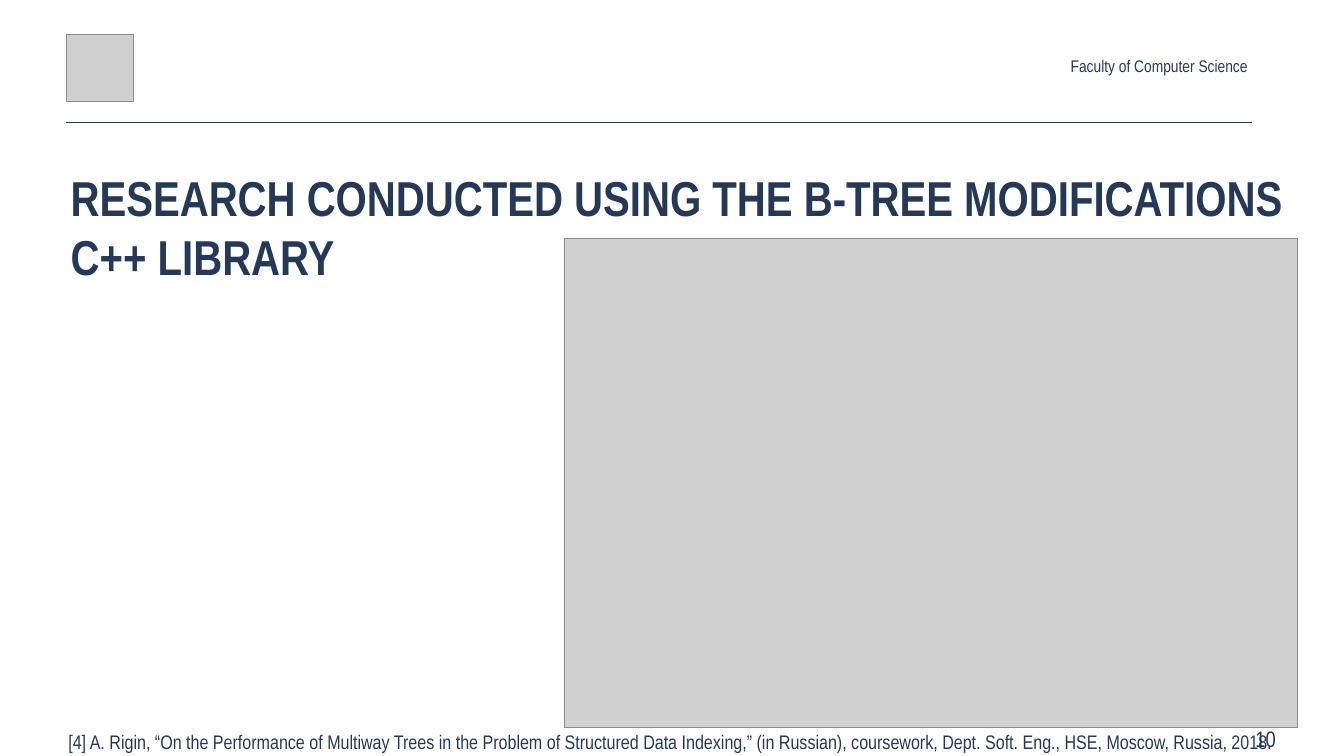
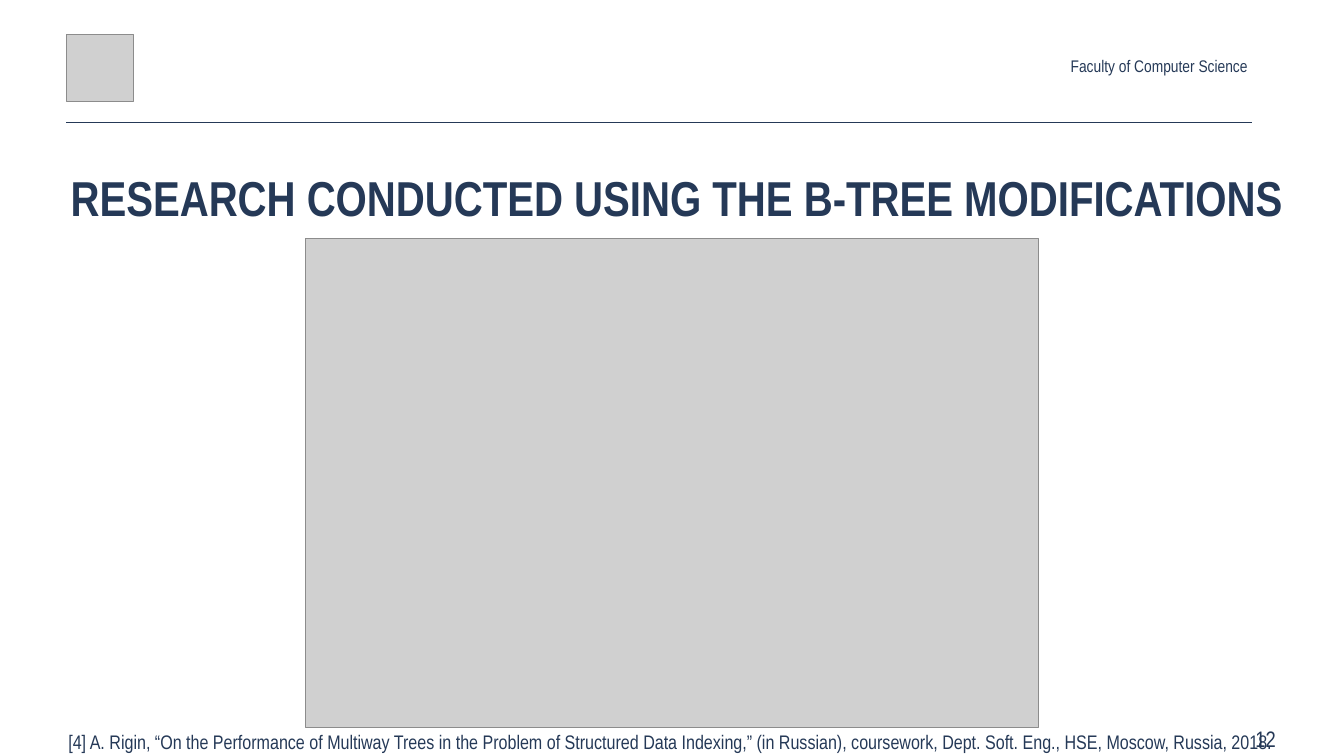
Before and after one commit to Glost/btrees_2019, a slide deck: slide 12 of root/docs/slides/Anton_Rigin_SYRCoSE_2019.pptx (slide 10 before the commit). Drawn at 1344x756 pixels with LibreOffice and Linux fonts; fonts in the diff are those of the drawing; grey boxes stand for pictures. Boxes give left, top, right and bottom in pixels: in the first picture for what was removed or moved away, otherwise in the second. Text is boxed around its words. In the diff, an @@ line names an element or a change of style, - is before the commit and + after.

```diff
--- a/root/docs/slides/Anton_Rigin_SYRCoSE_2019.pptx
+++ b/root/docs/slides/Anton_Rigin_SYRCoSE_2019.pptx
@@ text at box(71, 181, 1282, 217): text changed @@
-RESEARCH CONDUCTED USING THE B-TREE MODIFICATIONS C++ LIBRARY
+RESEARCH CONDUCTED USING THE B-TREE MODIFICATIONS
@@ picture: place and size @@
-picture at box(564, 238, 1297, 727)
+picture at box(305, 238, 1038, 727)
@@ page number at box(1255, 731, 1275, 749): text changed @@
-10
+12
```
Also in this commit, not shown: 18 other slides changed, 1 other file.
